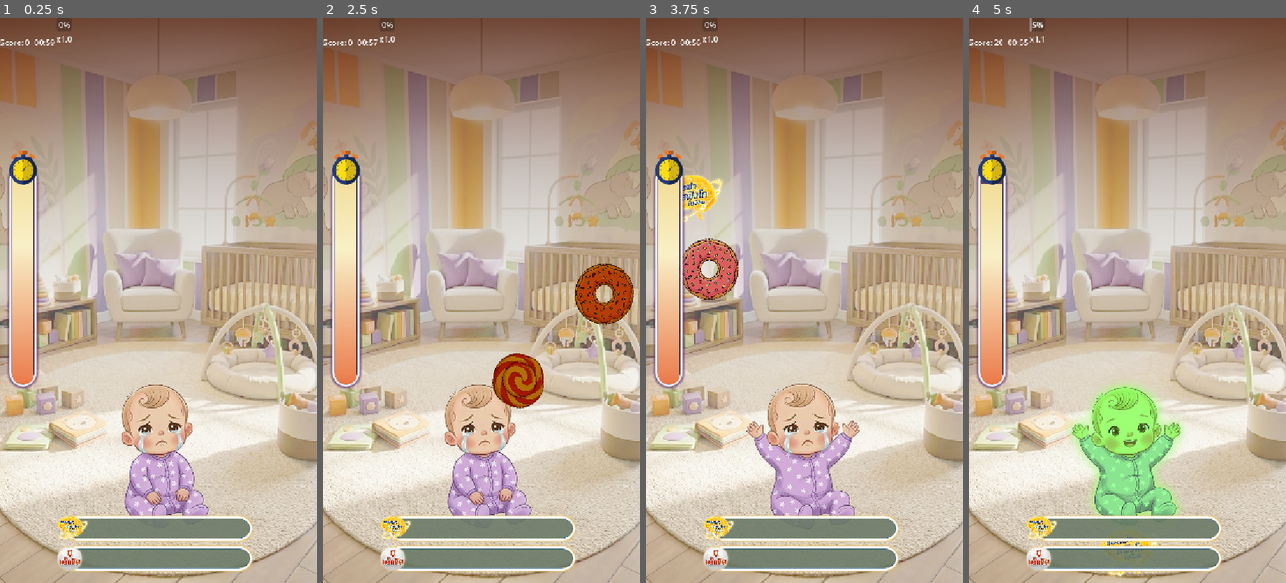
Above: before the commit, frames 1-4 (left to right).
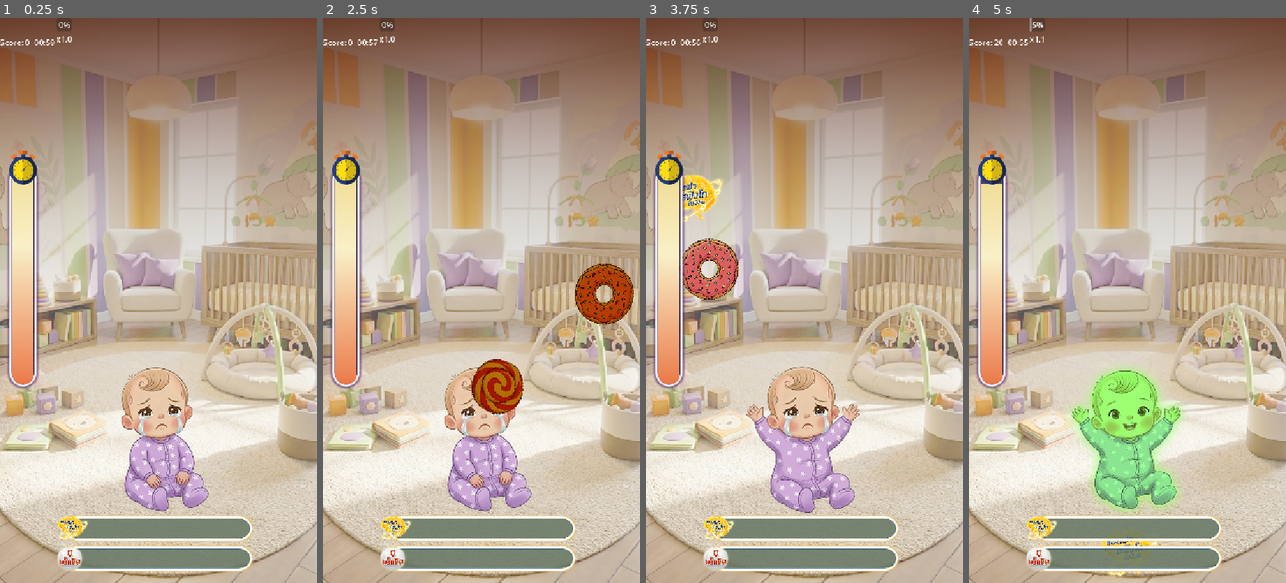
Above: after the commit, the same moments.

Repository: 6099sin/pro-c
Game: Godot game, scene res://scenes/core/Main.tscn
The game is run twice, just before and just after one commit, with the same random seed, the same clock (stepped at 60 frames per second) and the same inputs. This scene is started directly instead of the project's main scene.
Inputs (mouse positions are in pixels of both pictures, inside the frame that each line leads up to):
- Up to frame 1 (0.25 s): no input
- Up to frame 2 (2.5 s): tap Enter at 0.5 s; move the mouse to (551, 272) at 0.52 s; click (551, 272) at 0.67 s; drag from (639, 328) to (481, 453) at 1.27 s; move the mouse to (513, 176) at 2.02 s; click (513, 176) at 2.17 s
- Up to frame 3 (3.75 s): drag from (896, 277) to (709, 215) at 2.77 s; move the mouse to (899, 385) at 3.52 s; click (899, 385) at 3.67 s
- Up to frame 4 (5 s): drag from (1273, 283) to (1048, 436) at 4.27 s

The runs differ from the first frame. In frame 1, 4.3% of the frame differs, in the area x 38-66%, y 61-89%; in frame 2, 5.4%, in the area x 38-70%, y 59-89%; in frame 3, 4.8%; in frame 4, 5.3%.

Commit message:
adjust position basket to upward

Diff:
--- a/scenes/core/Main.tscn
+++ b/scenes/core/Main.tscn
@@ -30,7 +30,7 @@
 anchor_mode = 0
 
 [node name="Basket" parent="Camera2D" instance=ExtResource("1_fun78")]
-position = Vector2(144, 888)
+position = Vector2(144, 854)
 scale = Vector2(12, 12)
 
 [node name="Spawner" parent="." instance=ExtResource("2_5pwbx")]
